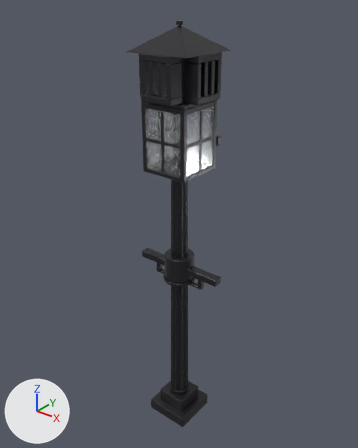
A saved change to the glTF model sandbox/assets/models/gaslamp.glb.
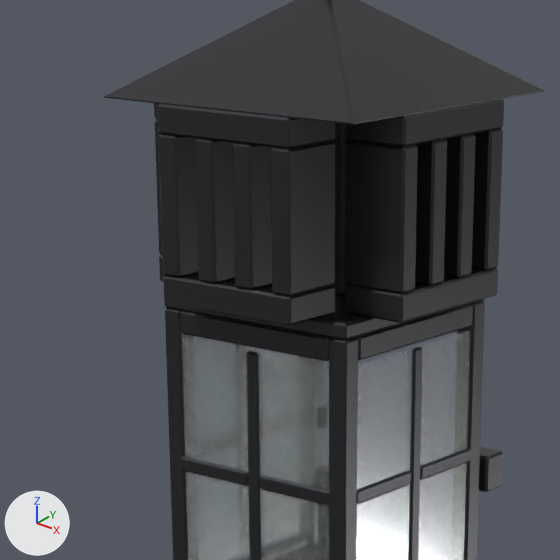
There are two pictures of each version: one whole from a 50 mm lens placed at (1.716, -2.15, 2.832), pointed at (-0.044, 0.05, 1.468), one close up on the part from 29% to 66% of the width and 6% to 36% of the height. The axes (+X, +Y, +Z) are drawn at lower left. The lights are the same throughout. The last two pictures show the newer version. Vertices at exactly the same position are counted once.

Names of what the first close-up shows: 'gaslamp'.
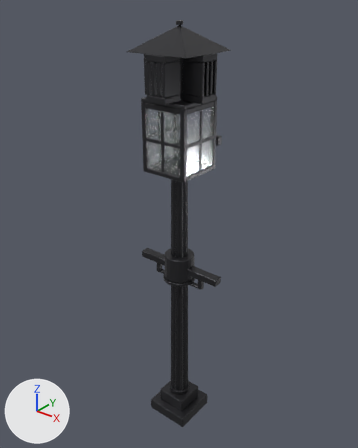
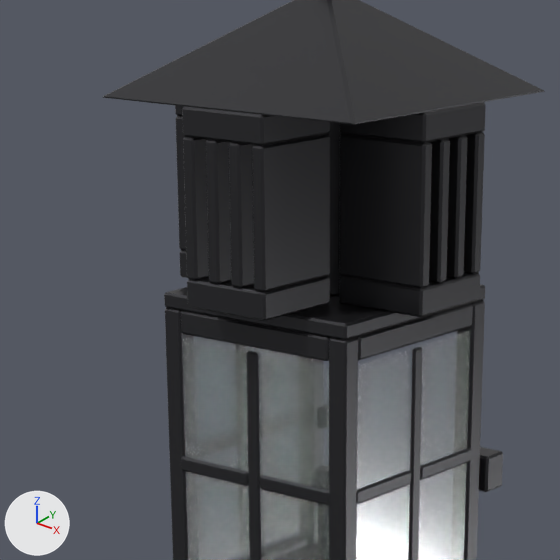
Pixel boxes [x1, y1, x2, y2] of what changed, in the close-ups (560 x 560 px; the box of a moved part takes in the faces that stretch with it):
part 1 of me_gaslamp, moved or reshaped
    before: [345, 99, 504, 323]
    after: [339, 102, 486, 317]
part 2 of me_gaslamp, moved or reshaped
    before: [444, 134, 476, 278]
    after: [446, 135, 467, 279]
part 3 of me_gaslamp, moved or reshaped
    before: [415, 139, 447, 286]
    after: [429, 139, 450, 284]
part 4 of me_gaslamp, moved or reshaped
    before: [154, 103, 165, 282]
    after: [175, 105, 187, 278]
part 5 of me_gaslamp, moved or reshaped
    before: [158, 104, 335, 326]
    after: [182, 106, 330, 321]
part 6 of me_gaslamp, moved or reshaped
    before: [195, 138, 235, 284]
    after: [206, 139, 231, 284]
part 7 of me_gaslamp, moved or reshaped
    before: [232, 143, 272, 290]
    after: [229, 142, 254, 288]

What the commit changed:
me_gaslamp has 2332 vertices, 4480 faces and spans x -0.3..0.3, y -0.2..0.2, z 0.0..2.66.
me_gaslamp is used by ob_gaslamp; location (0.0, 0.0, 0.0).
me_gaslamp part 1: the loose piece of 88 vertices spanning x 0.11..0.2, y -0.1..0.1, z 2.27..2.51 is scaled about its middle by (1.46, 0.611, 1), then moved by (-0.02, 0.0, 0.0).
me_gaslamp part 2: the loose piece of 24 vertices spanning x 0.11..0.2, y 0.01..0.04, z 2.31..2.47 is scaled about its middle by (1.46, 0.561, 1), then moved by (-0.02, -0.01, 0.0).
me_gaslamp part 3: the loose piece of 24 vertices spanning x 0.11..0.2, y -0.04..-0.01, z 2.31..2.47 is scaled about its middle by (1.46, 0.561, 1), then moved by (-0.02, 0.01, 0.0).
me_gaslamp part 4: the loose piece of 88 vertices spanning x -0.2..-0.11, y -0.1..0.1, z 2.27..2.51 is scaled about its middle by (1.46, 0.611, 1), then moved by (0.02, 0.0, 0.0).
me_gaslamp part 5: the loose piece of 88 vertices spanning x -0.1..0.1, y -0.2..-0.11, z 2.27..2.51 is scaled about its middle by (0.611, 1.46, 1), then moved by (0.0, 0.02, 0.0).
me_gaslamp part 6: the loose piece of 24 vertices spanning x -0.04..-0.01, y -0.2..-0.11, z 2.31..2.47 is scaled about its middle by (0.561, 1.46, 1), then moved by (0.01, 0.02, 0.0).
me_gaslamp part 7: the loose piece of 24 vertices spanning x 0.01..0.04, y -0.2..-0.11, z 2.31..2.47 is scaled about its middle by (0.561, 1.46, 1), then moved by (-0.01, 0.02, 0.0).
